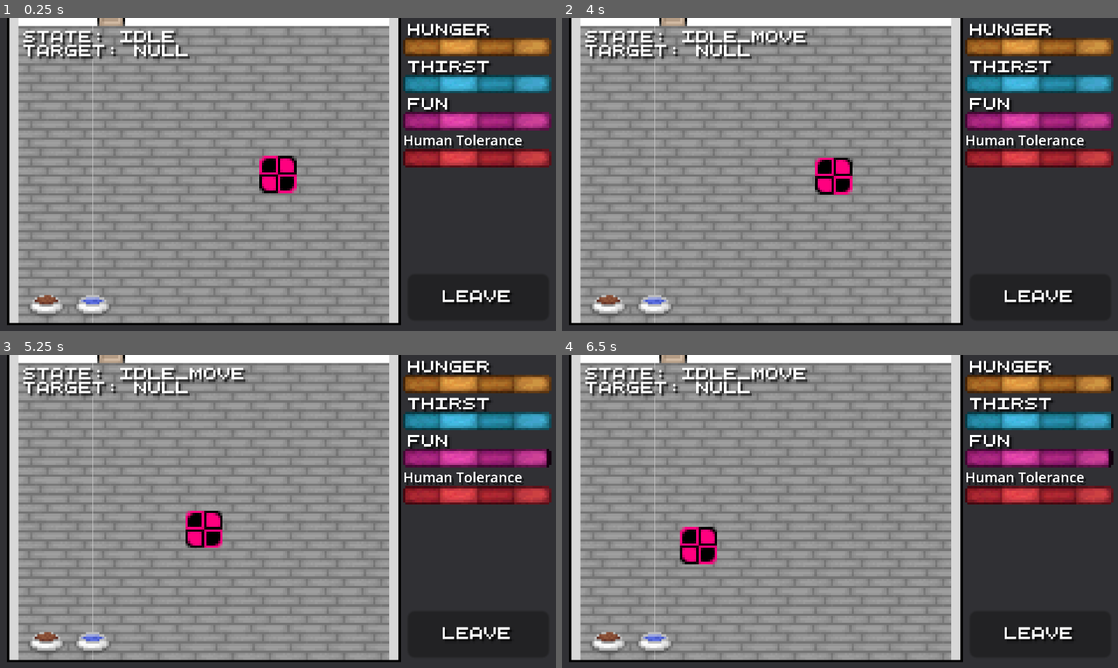
Above: before the commit, frames 1-4 (two rows, left to right).
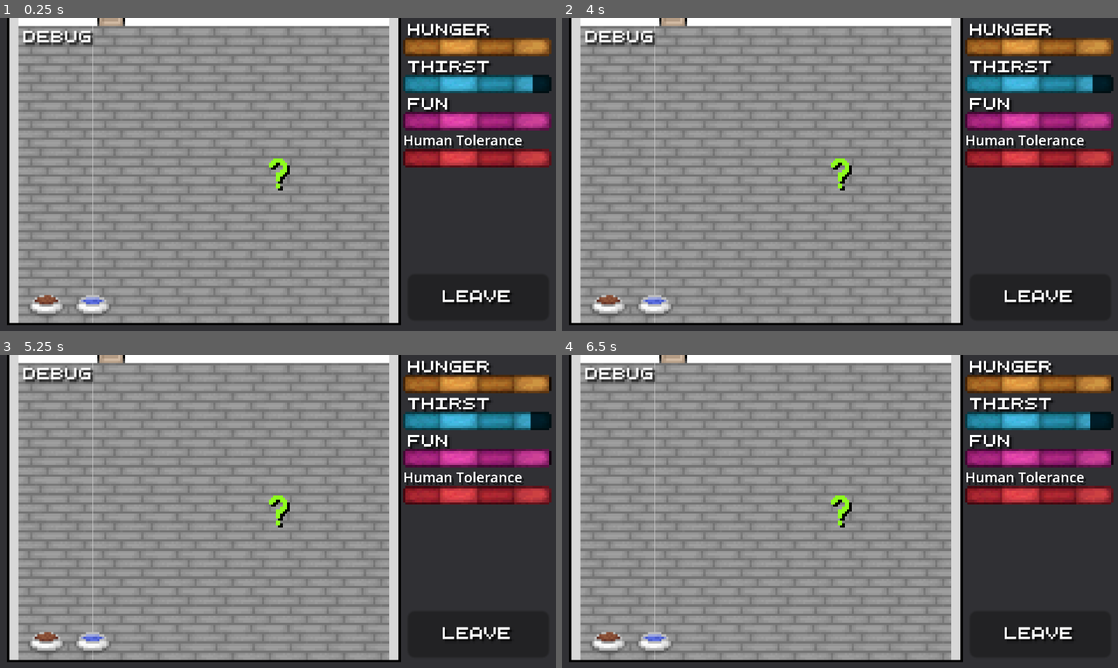
Above: after the commit, the same moments.

Repository: Theooolone/m-game
Game: Godot game, scene res://scenes/catsim/cat_sim.tscn
Two runs of this game, one before a commit and one after it. Both use one fixed random seed, a clock stepped at 60 frames per second and the inputs below. This scene is started directly instead of the project's main scene.
Inputs:
- Up to frame 1 (0.25 s): no input
- Up to frame 2 (4 s): click "Leave" at 0.5 s; tap Enter at 1.25, 3.5 s; hold Right (right) 1.28-2 s; tap E (interact) at 1.35, 2.85, 3.8 s; click "Leave" at 2 s; tap Space at 2.75 s; hold S (down) 2.78-3.53 s; hold Right (right) from 3.53 s (still down); tap C (show_controls) at 3.6 s
- Up to frame 3 (5.25 s): release Right (right) at 4.28 s; hold W (up) 4.28-5.03 s; tap E (interact) at 4.35, 5.1 s; hold A (left) from 5.03 s (still down)
- Up to frame 4 (6.5 s): keep holding A (left); tap C (show_controls) at 5.85 s; tap E (interact) at 6.05 s

The runs differ from the first frame. In frame 1, 2.4% of the frame differs, in the area x 4-100%, y 4-56%; in frame 2, 2.8%; in frame 3, 3.1%; in frame 4, 3.1%, in the area x 4-99%, y 4-67%.

Commit message:
Major refactor of Cat.gd script part 1
Have not yet implemented cat AI, so it just does nothing and dies

Diff:
--- a/scenes/catsim/cat_sim.tscn
+++ b/scenes/catsim/cat_sim.tscn
@@ -11,6 +11,7 @@
 [ext_resource type="AudioStream" uid="uid://bw25r5o33y8ol" path="res://assets/sounds/meow2.wav" id="8_0r8g4"]
 [ext_resource type="AudioStream" uid="uid://c5bmkp0gf01bh" path="res://assets/sounds/meow3.wav" id="9_yl3ha"]
 [ext_resource type="LabelSettings" uid="uid://dguaiif1dpkwk" path="res://resources/5px.tres" id="10_qs8rk"]
+[ext_resource type="Texture2D" uid="uid://427jkl1tb851" path="res://assets/textures/alerts/question_mark.png" id="12_bfw1o"]
 
 [sub_resource type="ShaderMaterial" id="ShaderMaterial_8seon"]
 shader = ExtResource("5_8pllu")
@@ -49,9 +50,6 @@
 layer_0/name = "Background"
 layer_0/tile_data = PackedInt32Array(-196615, 65536, 2, -131079, 65536, 2, -65543, 65536, 2, -7, 65536, 2, 65529, 65536 …(2258 unchanged characters)…
 
-[node name="Cat" parent="." instance=ExtResource("4_t11mk")]
-modulate = Color(1, 1, 0.498039, 1)
-
 [node name="Camera2D" type="Camera2D" parent="."]
 zoom = Vector2(8, 8)
 
@@ -76,6 +74,9 @@
 
 [node name="ObjectUseTimer" type="Timer" parent="."]
 one_shot = true
+
+[node name="Cat" parent="." instance=ExtResource("4_t11mk")]
+texture = ExtResource("12_bfw1o")
 
 [node name="Hunger" parent="." instance=ExtResource("4_kofum")]
 material = SubResource("ShaderMaterial_8seon")
--- a/scripts/Cat.gd
+++ b/scripts/Cat.gd
@@ -1,13 +1,8 @@
-# TODO: refactor this mess
-
 extends Node2D
 
-@onready var catnode = $Cat
-
-@onready var hunger_bar_node = $Hunger
-@onready var thirst_bar_node = $Thirst
-@onready var fun_bar_node = $Fun
-@onready var human_tolerance_bar_node = $"Human Tolerance"
+var empty_bowl_tex = preload("res://assets/textures/catsim/empty_bowl.png")
+var food_bowl_tex = preload("res://assets/textures/catsim/food_bowl.png")
+var water_bowl_tex = preload("res://assets/textures/catsim/water_bowl.png")
 
 @onready var cat_node = $Cat
 
@@ -15,244 +10,143 @@
 @onready var max_idle_range = $MaxIdleRange.position
 @onready var cat_idle_walk_node = $CatIdleWalk
 
+@onready var object_use_timer_node = $ObjectUseTimer
+
 @onready var meow_node = $Meow
 @onready var meow_timer_node = $MeowTimer
 
-@onready var object_use_timer_node = $ObjectUseTimer
 
-var empty_bowl_tex = preload("res://assets/textures/catsim/empty_bowl.png")
-var food_bowl_tex = preload("res://assets/textures/catsim/food_bowl.png")
-var water_bowl_tex = preload("res://assets/textures/catsim/water_bowl.png")
+# Stat related functions
 
-var target = null # used for State.WALKING and State.USING
-var current_state = State.IDLE
+var stats = {}
 
-var idle_goal = Vector2.ZERO
-@export var speed = 1.5 # Pixels
 
-signal cat_obliteration # emmited when game lost
+func do_nothing(): pass
 
-# I could use a
 
-enum StatType {
-	HUNGER,
-	THIRST,
-	FUN,
-	HUMAN_TOLERANCE,
-	AWAKENESS,
-	CLEANLINESS
+func new_stat(
+		statname: String, # Identification
+		bar: TextureProgressBar = null, # UI Bar
+		object_node = null, # Object cat goes to (if applicable)
+		start_use_func = do_nothing, # When cat starts using object
+		end_use_func = do_nothing, # When cat stops using object
+		click_func = do_nothing, # When object clicked
+		start_value: int = 64,
+		use_time: float = 1.0, # Time it takes for cat to use object
+		useable: bool = true, # If cat can use object
+):
+	stats[statname] = {}
+	stats[statname]["object_node"] = object_node
+	stats[statname]["bar"] = bar
+	stats[statname]["value"] = start_value
+	stats[statname]["use_time"] = use_time
+	stats[statname]["useable"] = useable
+	stats[statname]["start_use_func"] = start_use_func
+	stats[statname]["end_use_func"] = end_use_func
+	if object_node:
+		object_node.get_node("Button").button_down.connect(click_func)
+	update_bar(statname)
+
+
+# Three functions for reading and writing a stat's value
+
+func get_value(stat) -> int:
+	return stats[stat]["value"]
+
+
+func set_value(stat, value) -> void:
+	stats[stat]["value"] = clamp(value, 0, 64)
+	update_bar(stat)
+
+
+func change_value(stat, value) -> void:
+	set_value(stat, get_value(stat)+value)
+
+
+func update_bar(stat):
+	stats[stat]["bar"].value = get_value(stat)
+
+
+func filter_useable_stats():
+	pass
+
+
+func get_lowest_valued_stat(filtered_stats = stats):
+	var smallest_value = 65
+	var smallest_stat = null
+	for stat in filtered_stats:
+		var value = get_value(stat)
+		if value < smallest_value:
+			smallest_stat = stat
+			smallest_value = value
+	return smallest_stat
+
+
+# Cat AI
+
+enum State {
+	IDLE, ## Will walk around doing nothing
+	WALKING, ## Walking to an object
+	USING, ## Using an object
 }
 
-# Lower is worse
-var stats = {
-	StatType.HUNGER: 64,
-	StatType.THIRST: 64,
-	StatType.FUN: 64,
-	StatType.HUMAN_TOLERANCE: 64,
-	StatType.AWAKENESS: 64,
-	StatType.CLEANLINESS: 64,
-}
+var current_state: State = State.IDLE
 
-@onready var stat_nodes = {
-	StatType.HUNGER: $Food,
-	StatType.THIRST: $Water,
-	StatType.FUN: null,
-	StatType.HUMAN_TOLERANCE: null,
-	StatType.AWAKENESS: null,
-	StatType.CLEANLINESS: null,
-}
-
-# becomes false when food bowl is empty for example
-@onready var object_useable = {
-	StatType.HUNGER: true,
-	StatType.THIRST: true,
-	StatType.FUN: false,
-	StatType.HUMAN_TOLERANCE: false,
-	StatType.AWAKENESS: false,
-	StatType.CLEANLINESS: false,
-}
-
-var stat_use_times = {
-	StatType.HUNGER: 1.5,
-	StatType.THIRST: 1,
-	StatType.FUN: 1,
-	StatType.HUMAN_TOLERANCE: 1,
-	StatType.AWAKENESS: 1,
-	StatType.CLEANLINESS: 1,
-}
-
-enum State {
-	IDLE, # Cat will stay still
-	IDLE_MOVE, # Cat is moving to a random position
-	WALKING, # Cat will move towards object
-	USING, # Cat will be at object
-}
+func change_state(new_state: State):
+	current_state = new_state
 
 
-func _on_cat_idle_walk_timeout():
-	idle_goal.x = randi_range(min_idle_range.x, max_idle_range.x)
-	idle_goal.y = randi_range(min_idle_range.y, max_idle_range.y)
-	change_state(State.IDLE_MOVE)
+# Misc
 
-func change_state(state):
-	current_state = state
+# As chaotic as possible while still being fair if you know what you're doing
+func pet():
+	meow_node.play()
+	if get_value("human_tolerance") >= 32:
+		change_value("fun", 8)
+	elif get_value("human_tolerance") < 48:
+		change_value("fun", -8)
+
+	var rand = randi_range(1,8)
+	if rand >= 7: rand *= 3
+	change_value("human_tolerance", -rand)
+
 
 func _ready():
-	# set random initial seed for random functions
-	randomize()
+	new_stat("hunger", $Hunger, $Food)
+	new_stat("thirst", $Thirst, $Water)
+	new_stat("fun", $Fun)
+	new_stat("human_tolerance", $"Human Tolerance")
+
 	$StatTick.wait_time = 1.5/stats.size()
 
-	$Food/Button.button_down.connect(fill_food_bowl)
-	$Water/Button.button_down.connect(fill_water_bowl)
+	change_value("thirst", -8)
+	print(get_lowest_valued_stat())
 	$Cat/Button.button_down.connect(pet)
 
-	update_ui()
-
-
-func update_ui():
-	hunger_bar_node.value = stats[StatType.HUNGER]
-	thirst_bar_node.value = stats[StatType.THIRST]
-	fun_bar_node.value = stats[StatType.FUN]
-	human_tolerance_bar_node.value = stats[StatType.HUMAN_TOLERANCE]
-
-var lowest_object_stat
-
-func _process(delta):
-	movement(delta)
-	force_goto_lowest_in_emergency()
-	debug()
-
-func force_goto_lowest_in_emergency():
-	if current_state != State.USING:
-		lowest_object_stat = get_lowest_useable_object_stat()
-		if not lowest_object_stat: return
-		var urgent = stats[lowest_object_stat] <= 32
-		if urgent:
-			target = stat_nodes[lowest_object_stat]
-			change_state(State.WALKING)
-
-func movement(delta):
-	match current_state:
-		State.WALKING:
-			if target:
-				catnode.position = catnode.position.move_toward(target.position, speed*16*delta)
-				if catnode.position == target.position:
-					change_state(State.USING)
-					object_use_timer_node.start()
-			else: change_state(State.IDLE_MOVE)
-		State.IDLE_MOVE:
-			catnode.position = catnode.position.move_toward(idle_goal, speed*16*delta)
-			if catnode.position == idle_goal:
-				change_state(State.IDLE)
-				cat_idle_walk_node.start(randf_range(0.5, 4))
-
-func debug():
-	update_ui()
-	var target_name
-	if target:
-		target_name = target.name
-	else:
-		target_name = "Null"
-	$Label.text = "State: " + State.keys()[current_state]\
-				+ "\nTarget: " + target_name
-
-func _on_object_use_timer_timeout():
-	_on_cat_idle_walk_timeout()
-	match lowest_object_stat:
-		StatType.HUNGER: food()
-		StatType.THIRST: water()
 
 func _on_meow_timer_timeout():
 	meow_node.play()
 	meow_timer_node.start(randf_range(3,9))
-
-# returns the stat with the lowest number
-func get_lowest_stat():
-	var lowest_stat
-	var lowest_stat_num = 64
-	for stat in stats.keys():
-		if stats[stat] < lowest_stat_num:
-			lowest_stat = stat
-			lowest_stat_num = stats[stat]
-	return lowest_stat
-
-# returns the stat with the lowest number out of the stats that have an accompying object
-func get_lowest_object_stat():
-	var lowest_stat
-	var lowest_stat_num = 65
-	for stat in stats.keys():
-		if stats[stat] < lowest_stat_num and stat_nodes[stat]:
-			lowest_stat = stat
-			lowest_stat_num = stats[stat]
-	return lowest_stat
-
-# returns the stat with the lowest number out of the stats that have an accompying object that is useable
-func get_lowest_useable_object_stat():
-	var lowest_stat
-	var lowest_stat_num = 65
-	for stat in stats.keys():
-		if stats[stat] < lowest_stat_num and stat_nodes[stat] and object_useable[stat]:
-			lowest_stat = stat
-			lowest_stat_num = stats[stat]
-	return lowest_stat
-
-# adds a number to the stat while still respecting the maximum and minimum values
-func capadd(stat, add): stats[stat] = max(min(stats[stat]+add, 64),0)
-
-func _on_stat_tick_timeout():
-	var stat_changed = stats.keys()[randi_range(0, StatType.size()-1)]
-	if stat_changed == StatType.HUMAN_TOLERANCE:
-		capadd(stat_changed, 1)
-	else:
-		capadd(stat_changed, -1)
-
-	for i in stats.keys():
-		if stats[i] <= 0:
-			emit_signal("cat_obliteration",i)
-	update_ui()
-
-# WHAT HAPPENS WHEN OBJECT CLICKED
-
-func fill_food_bowl():
-	stat_nodes[StatType.HUNGER].texture = food_bowl_tex
-	object_useable[StatType.HUNGER] = true
-
-func fill_water_bowl():
-	stat_nodes[StatType.THIRST].texture = water_bowl_tex
-	object_useable[StatType.THIRST] = true
-
-
-# As chaotic as possible while still being fair if you know what you're doing
-func pet():
-	meow_node.play()
-	if stats[StatType.HUMAN_TOLERANCE] >= 32:
-		capadd(StatType.FUN, 8)
-	elif stats[StatType.HUMAN_TOLERANCE] < 48:
-		capadd(StatType.FUN, -8)
-
-	var rand = randi_range(1,8)
-	if rand >= 7: rand *= 3
-	capadd(StatType.HUMAN_TOLERANCE, -rand)
-	update_ui()
-
-# WHAT HAPPENS WHEN OBJECT USED
-
-func food():
-	stat_nodes[StatType.HUNGER].texture = empty_bowl_tex
-	object_useable[StatType.HUNGER] = false
-	capadd(StatType.HUNGER, 16)
-	capadd(StatType.THIRST, -8)
-	update_ui()
-
-func water():
-	stat_nodes[StatType.THIRST].texture = empty_bowl_tex
-	object_useable[StatType.THIRST] = false
-	capadd(StatType.THIRST, 16)
-	update_ui()
-
 
 
 func _on_leave_button_pressed():
 		get_node("/root").add_child(load("res://scenes/room.tscn").instantiate())
 		get_node("/root/Room/M").position = Vector2(120, 356)
 		queue_free()
+
+
+func _on_stat_tick_timeout():
+	var stat_changed = stats.keys().pick_random()
+	if stat_changed == "human_tolerance":
+		change_value(stat_changed, 1)
+	else:
+		change_value(stat_changed, -1)
+
+	for stat in stats.keys():
+		if get_value(stat) <= 0:
+			# Fail, with stat being the specific stat that caused the loss.
+			pass
+
+
+func _on_cat_idle_walk_timeout():
+	pass
Not shown: 1 places in scenes/catsim/cat_sim.tscn that only renumber resources
